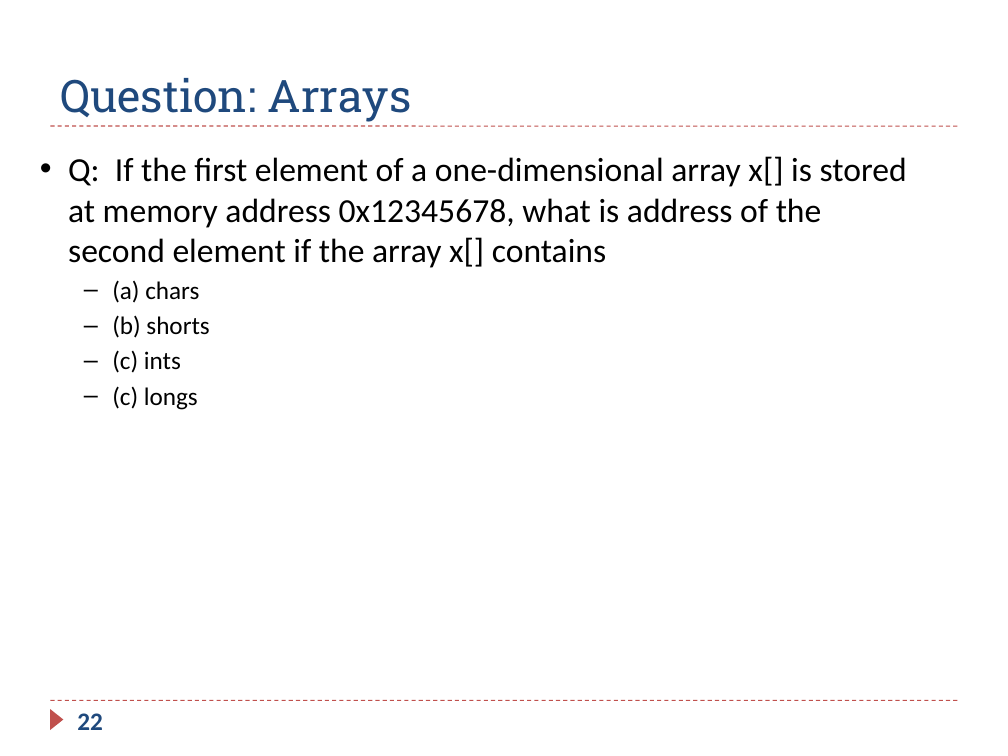
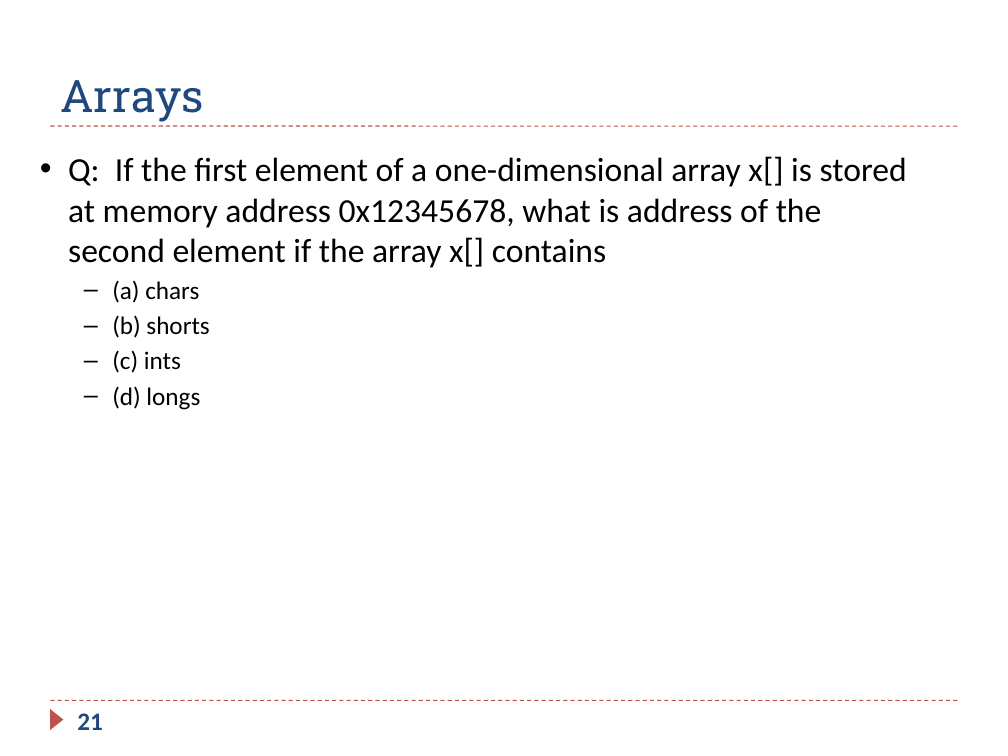
Before and after one commit to guhofstra/CSC111Fa25, a slide deck: slide 21 of PPTs/Ch5_ARM_Load_Store_Exercises_ANS.pptx (slide 22 before the commit). Drawn at 1008x756 pixels with LibreOffice and Linux fonts; fonts in the diff are those of the drawing. Boxes give left, top, right and bottom in pixels: in the first picture for what was removed or moved away, otherwise in the second. Text is boxed around its words. In the diff, an @@ line names an element or a change of style, - is before the commit and + after.

```diff
--- a/PPTs/Ch5_ARM_Load_Store_Exercises_ANS.pptx
+++ b/PPTs/Ch5_ARM_Load_Store_Exercises_ANS.pptx
@@ title at (60,80,204,122): text changed @@
-Question: Arrays
+Arrays
@@ text at (112,386,200,410): text changed @@
-  – (c) longs
+  – (d) longs
@@ page number at (77,713,103,730): text changed @@
-22
+21
```
Also in this commit, not shown: 22 other slides changed, 3 slides added, 1 slide removed, 3 other files.
